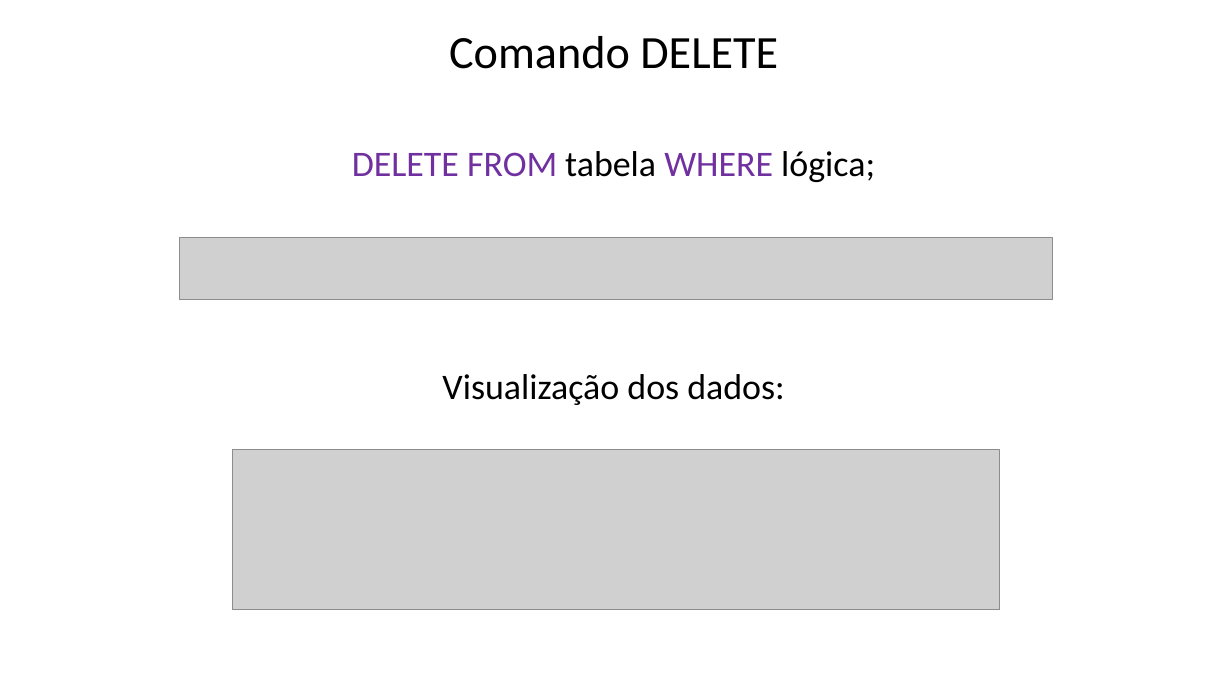
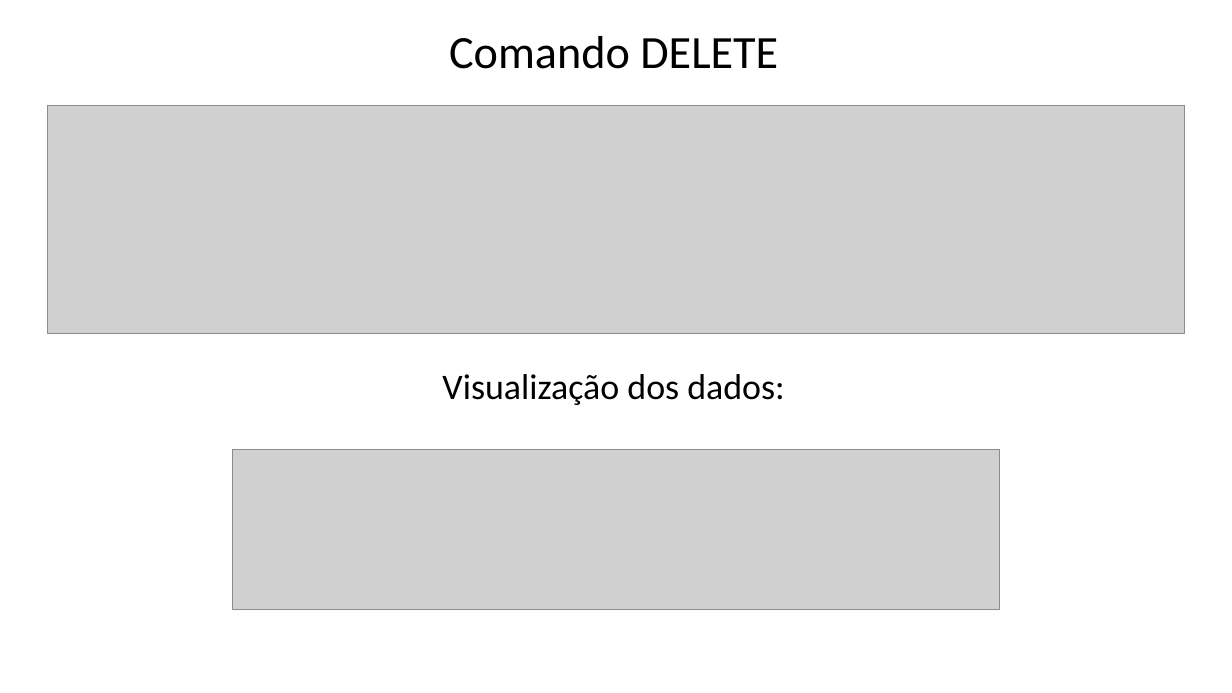
Before and after one commit to Felipe-Tagawa/C07-Monitoria, a slide deck: slide 6 of Aula 03/ComandosBásicos.pptx. Drawn at 1232x693 pixels with LibreOffice and Linux fonts; fonts in the diff are those of the drawing; grey boxes stand for pictures; background and template pictures are left out. Boxes give left, top, right and bottom in pixels: in the first picture for what was removed or moved away, otherwise in the second. Text is boxed around its words. In the diff, an @@ line names an element or a change of style, - is before the commit and + after.

```diff
--- a/Aula 03/ComandosBásicos.pptx
+++ b/Aula 03/ComandosBásicos.pptx
@@ picture added at (48,105,1185,334) @@
@@ text removed at (352,151,875,182) @@
-DELETE FROM tabela WHERE lógica;
@@ picture removed at (179,238,1053,299) @@
```
Also in this commit, not shown: 4 other slides changed, 12 slides added, 6 slides removed, 1 other file.
